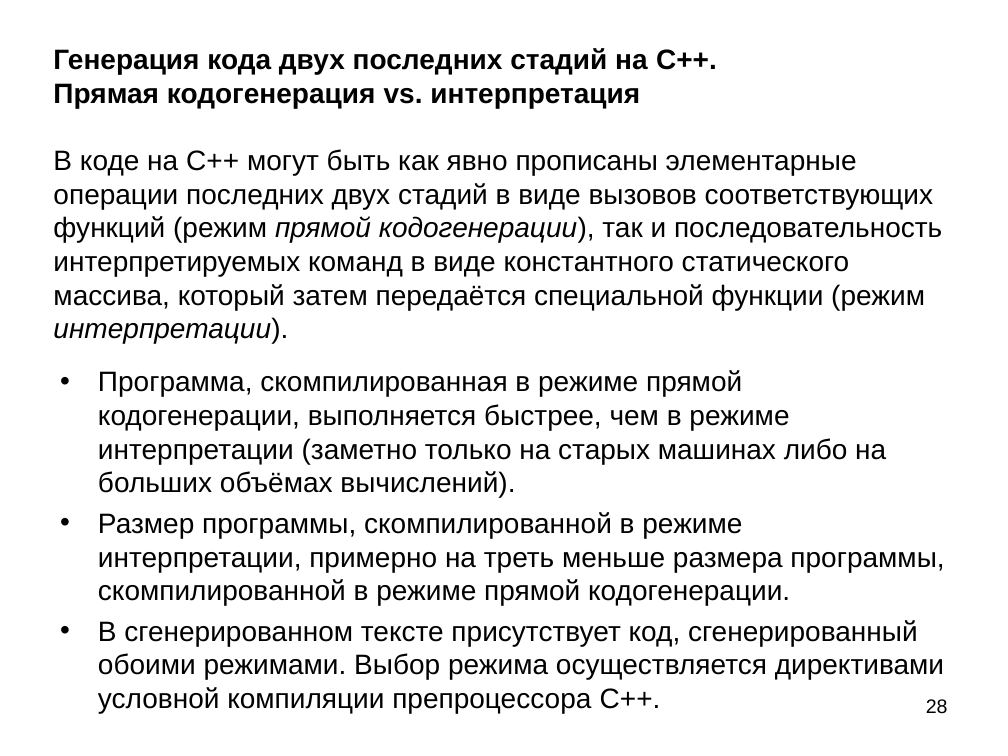
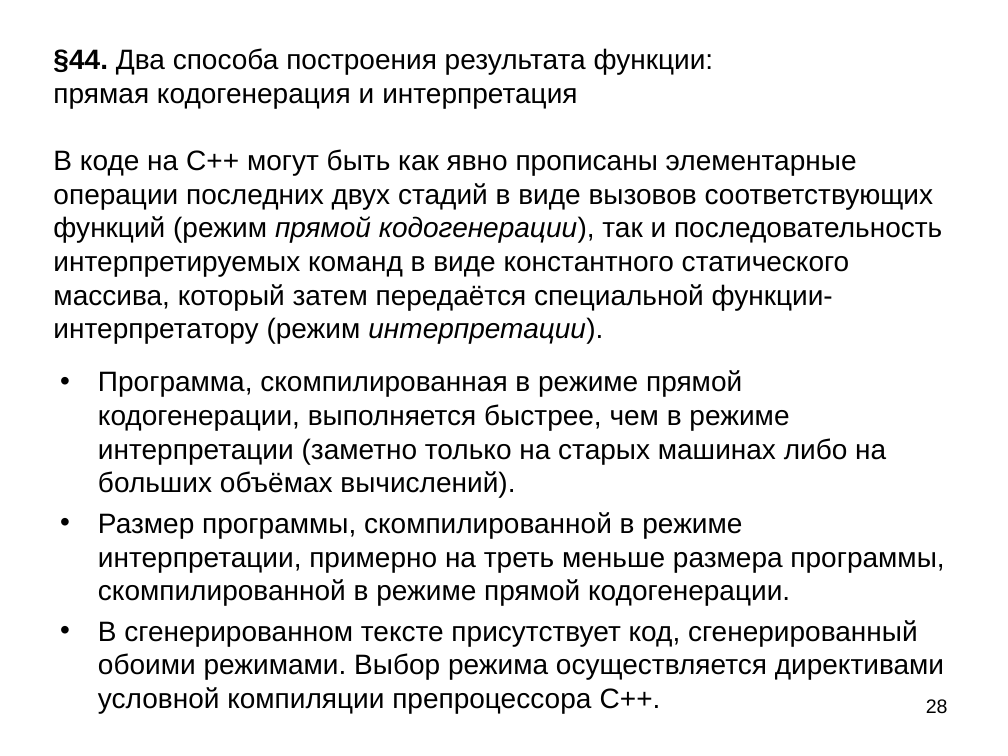
Before and after one commit to bmstu-iu9/refal-5-lambda, a slide deck: slide 28 of doc/Компилятор Простого Рефала.ppt. Drawn at 1008x756 pixels with LibreOffice and Linux fonts; fonts in the diff are those of the drawing. Boxes give left, top, right and bottom in pixels: in the first picture for what was removed or moved away, otherwise in the second. Text is boxed around its words. In the diff, an @@ line names an element or a change of style, - is before the commit and + after.

```diff
--- a/doc/Компилятор Простого Рефала.ppt
+++ b/doc/Компилятор Простого Рефала.ppt
@@ text at (53, 48, 942, 343): text changed @@
-Генерация кода двух последних стадий на C++.
-Прямая кодогенерация vs. интерпретация
-В коде на C++ могут быть как явно прописаны элементарные операции последних двух стадий в виде вызовов соответствующих функций (режим прямой кодогенерации), так и последовательность интерпретируемых команд в виде константного статического массива, который затем передаётся специальной функции (режим интерпретации).
+§44. Два способа построения результата функции:
+прямая кодогенерация и интерпретация
+В коде на C++ могут быть как явно прописаны элементарные операции последних двух стадий в виде вызовов соответствующих функций (режим прямой кодогенерации), так и последовательность интерпретируемых команд в виде константного статического массива, который затем передаётся специальной функции-интерпретатору (режим интерпретации).
```
Also in this commit, not shown: 4 other slides changed, 1 other file.
